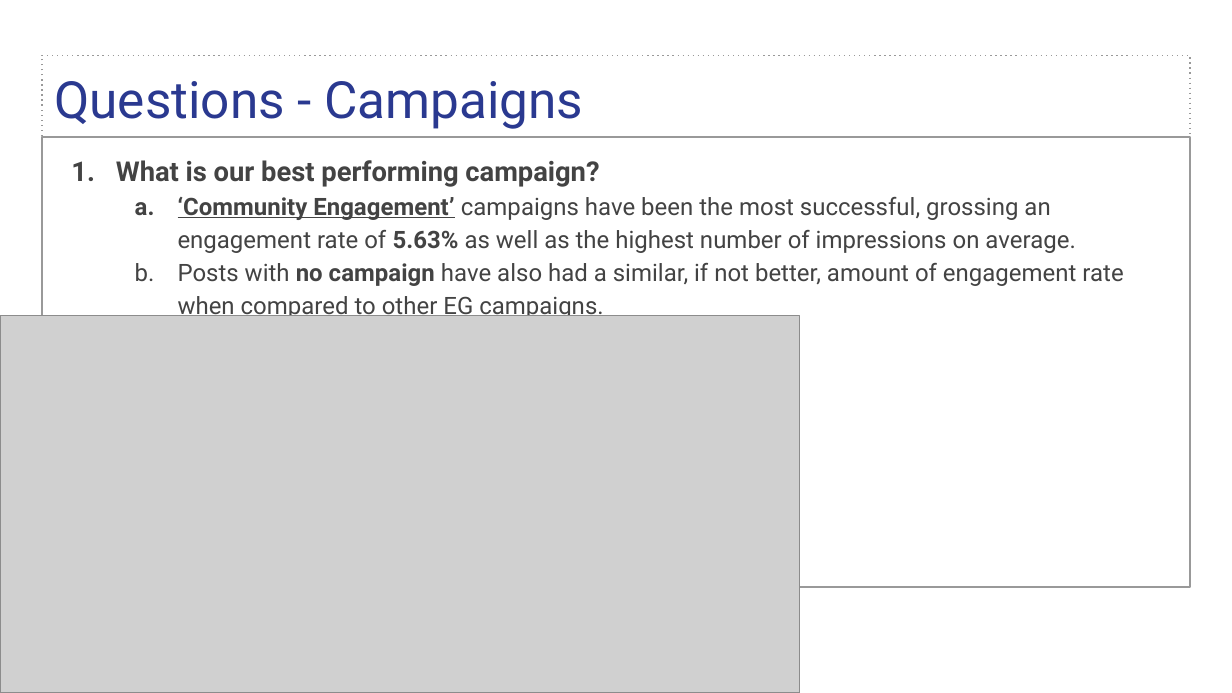
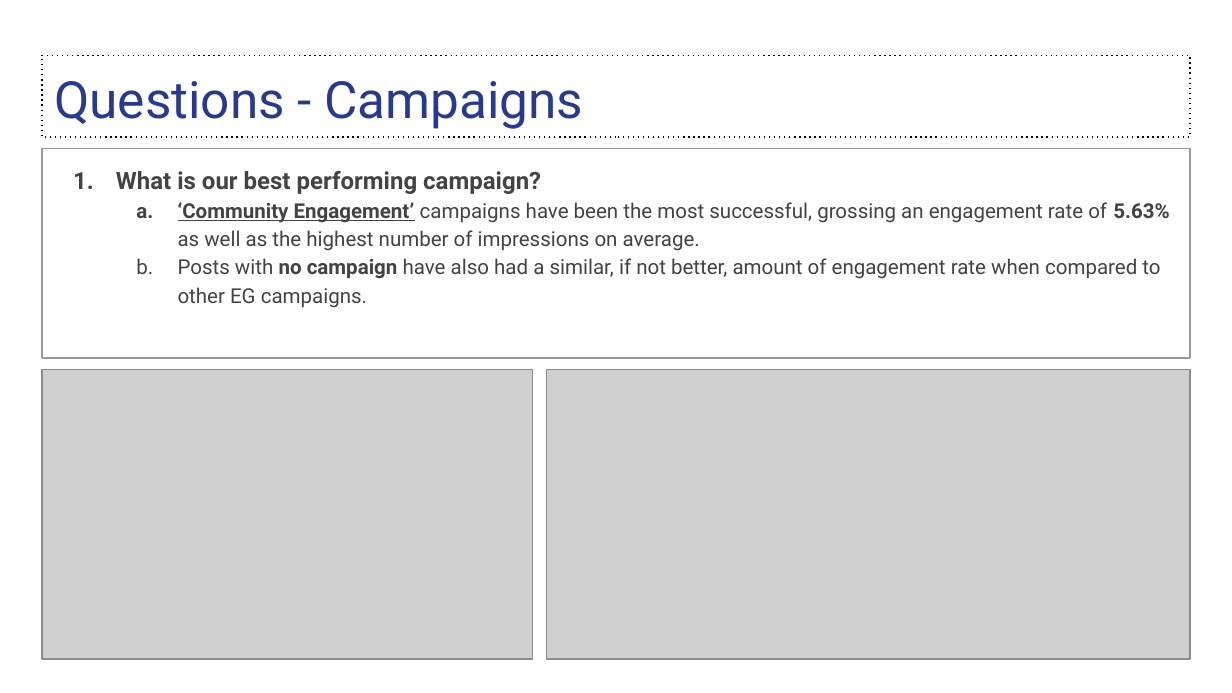
Before and after one commit to sidthakur08/EGxGeniusLeague, a slide deck: slide 10 of DA/EG Data Analysis Assessment .pptx. Drawn at 1232x693 pixels with LibreOffice and Linux fonts; fonts in the diff are those of the drawing; grey boxes stand for pictures. Boxes give left, top, right and bottom in pixels: in the first picture for what was removed or moved away, otherwise in the second. Text is boxed around its words. In the diff, an @@ line names an element or a change of style, - is before the commit and + after.

```diff
--- a/DA/EG Data Analysis Assessment .pptx
+++ b/DA/EG Data Analysis Assessment .pptx
@@ title "Questions - Campaigns" at bbox=[42, 55, 1190, 137]: outline #999999 0.75 pt dashed to #000000 0.75 pt dashed @@
@@ text "What is our best performing ...": place and size @@
-text "What is our best performing ..." at bbox=[42, 137, 1190, 586]
+text "What is our best performing ..." at bbox=[42, 149, 1190, 359]
@@ text "What is our best performing ..." at bbox=[42, 149, 1190, 359]: size 16 to 14 pt in "What is our best performing campaign?"; size 14 to 12 pt in "‘Community Engagement’ campaigns have been the most ...", "Posts with no campaign have also had ..."; indent changed @@
@@ picture added at bbox=[42, 370, 532, 659] @@
@@ picture: place and size @@
-picture at bbox=[0, 315, 800, 692]
+picture at bbox=[546, 370, 1189, 659]
```
Also in this commit, not shown: 9 other slides changed, 2 slides added, 7 other files.
